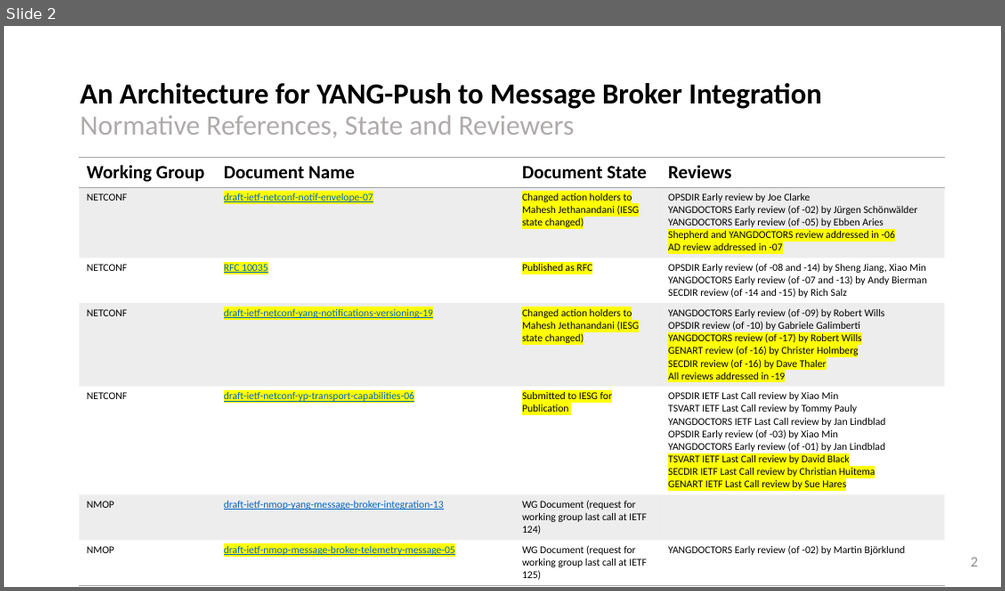
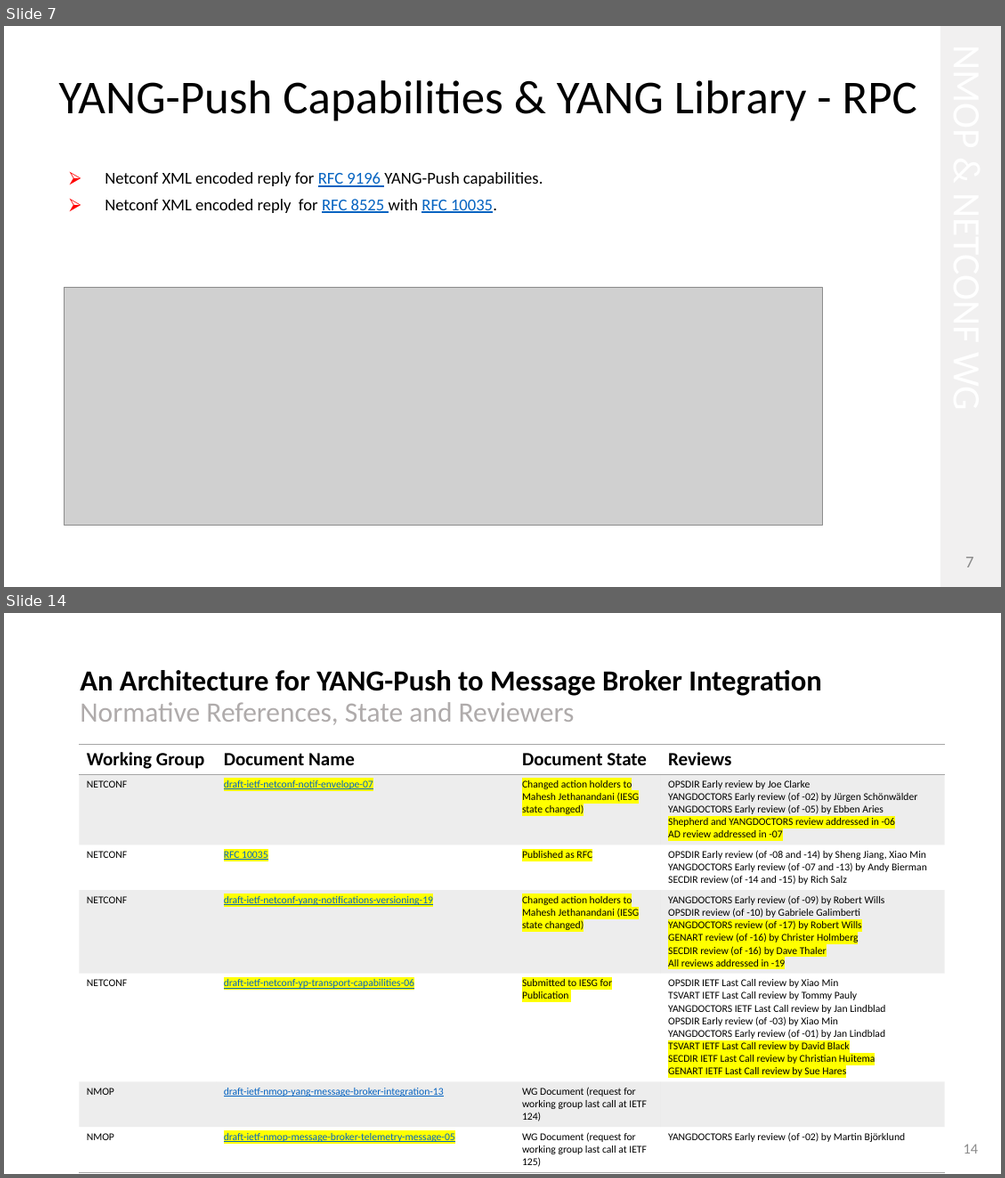
Before and after one commit to network-analytics/ietf-network-analytics-document-status, a slide deck: 127/NMOP/draft-ietf-nmop-yang-message-broker-integration-13.pptx. Shown one above the other, each under a label of ours: slide 2 before the commit, slides 7 and 14 after it; the slides between them are not shown. The pictures are 1005x591 and 1005x1178 pixels, drawn with LibreOffice and Linux fonts; fonts in the diff are those of the drawing; grey boxes stand for pictures. Boxes give left, top, right and bottom in pixels: in the first picture for what was removed or moved away, otherwise in the second. Text is boxed around its words. In the diff, an @@ line names an element or a change of style, - is before the commit and + after.

```diff
--- a/127/NMOP/draft-ietf-nmop-yang-message-broker-integration-13.pptx
+++ b/127/NMOP/draft-ietf-nmop-yang-message-broker-integration-13.pptx
@@ slide 7 added at (4, 26, 1001, 587), background #FFFFFF @@
@@ rectangle added at (940, 26, 1001, 587), fill #F1F0F0 @@
@@ title added at (59, 80, 917, 121), 45.3 pt, text #000000 @@
+YANG-Push Capabilities & YANG Library - RPC
@@ text added at (105, 172, 542, 213), 16 pt, text #000000 @@
+⮚ Netconf XML encoded reply for RFC 9196 YANG-Push capabilities.
+⮚ Netconf XML encoded reply for RFC 8525 with RFC 10035.
@@ picture added at (65, 287, 823, 525) @@
@@ page number added at (965, 556, 973, 567), 16 pt, text #888888 @@
+7
@@ what was slide 2 is now slide 14 @@
@@ page number at (963, 1143, 979, 1153): text changed @@
-2
+14
```
Also in this commit, not shown: 12 other slides added, 1 slide removed, 1 other file.
